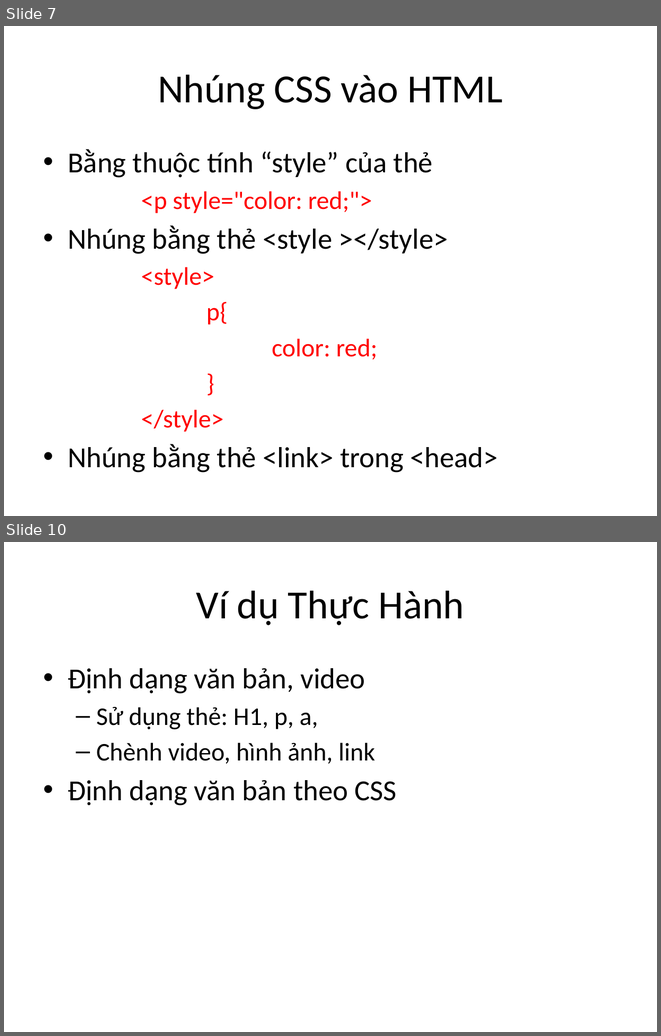
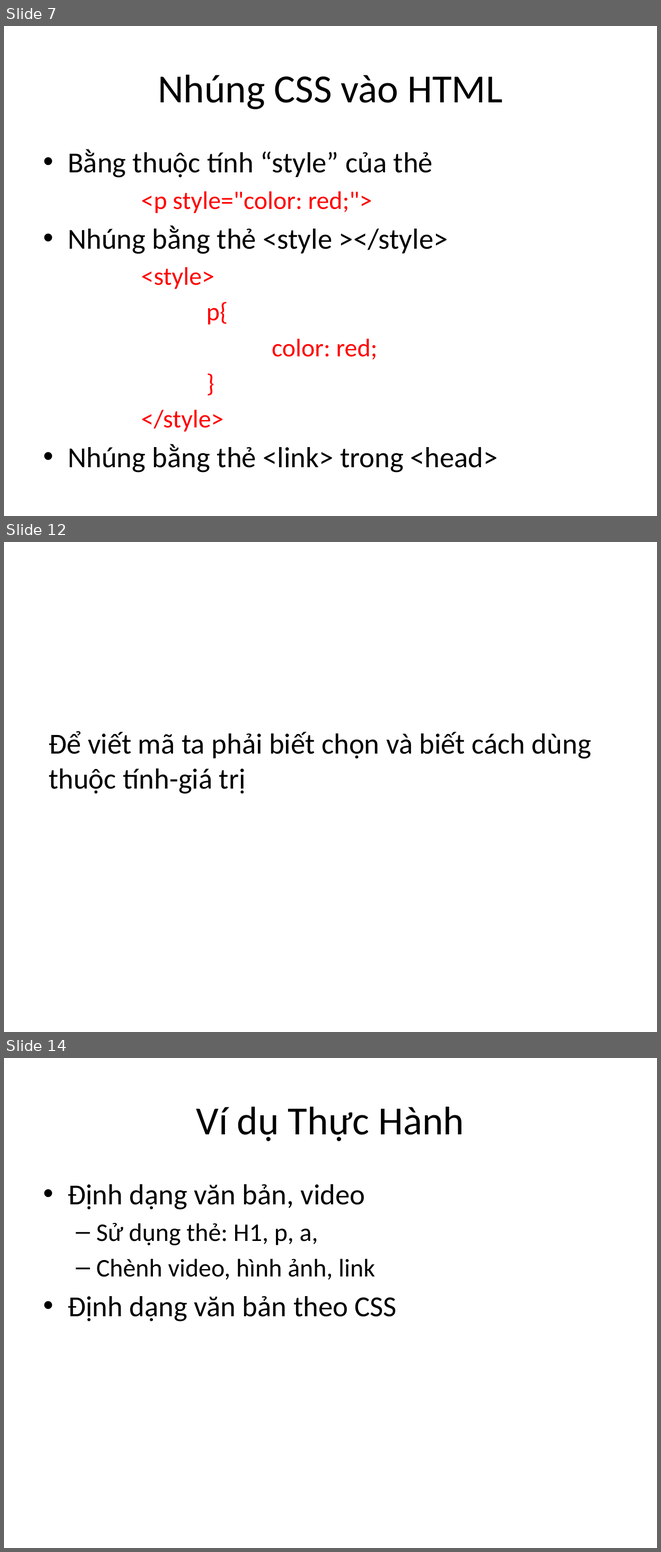
Before and after one commit to phithanh97cs/T3H, a slide deck: 1. Front-end/1. Kiến trúc web server - client(mục tiêu khóa học) và HTML CSS/2. Kiến thức cơ bản về HTML -CSS.pptx. Shown one above the other, each under a label of ours: slides 7 and 10 before the commit, slides 7, 12 and 14 after it; the slides between them are not shown. The pictures are 661x1036 and 661x1552 pixels, drawn with LibreOffice and Linux fonts; fonts in the diff are those of the drawing. Boxes give left, top, right and bottom in pixels: in the first picture for what was removed or moved away, otherwise in the second. Text is boxed around its words. In the diff, an @@ line names an element or a change of style, - is before the commit and + after.

```diff
--- a/1. Front-end/1. Kiến trúc web server - client(mục tiêu khóa học) và HTML CSS/2. Kiến thức cơ bản về HTML -CSS.pptx
+++ b/1. Front-end/1. Kiến trúc web server - client(mục tiêu khóa học) và HTML CSS/2. Kiến thức cơ bản về HTML -CSS.pptx
@@ slide 12 added at [4, 542, 657, 1032], background #FFFFFF @@
@@ text added at [49, 731, 591, 794], 32 pt, text #000000 @@
+Để viết mã ta phải biết chọn và biết cách dùng thuộc tính-giá trị
@@ what was slide 10 is now slide 14 @@
```
Also in this commit, not shown: 3 slides changed, 3 other slides added.
